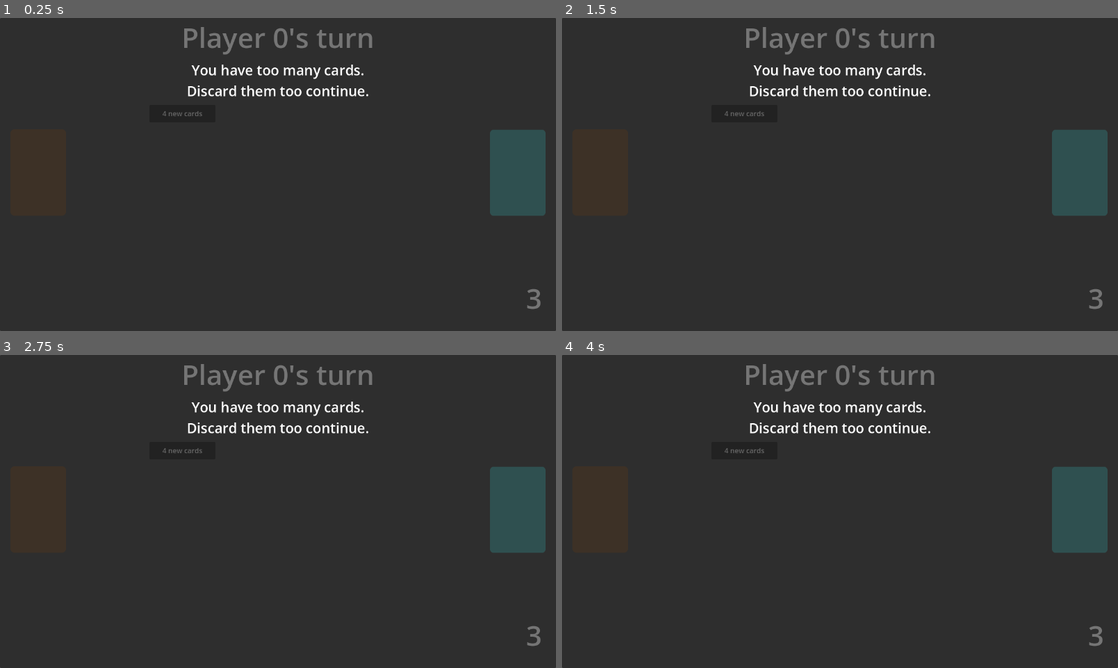
Above: before the commit, frames 1-4 (two rows, left to right).
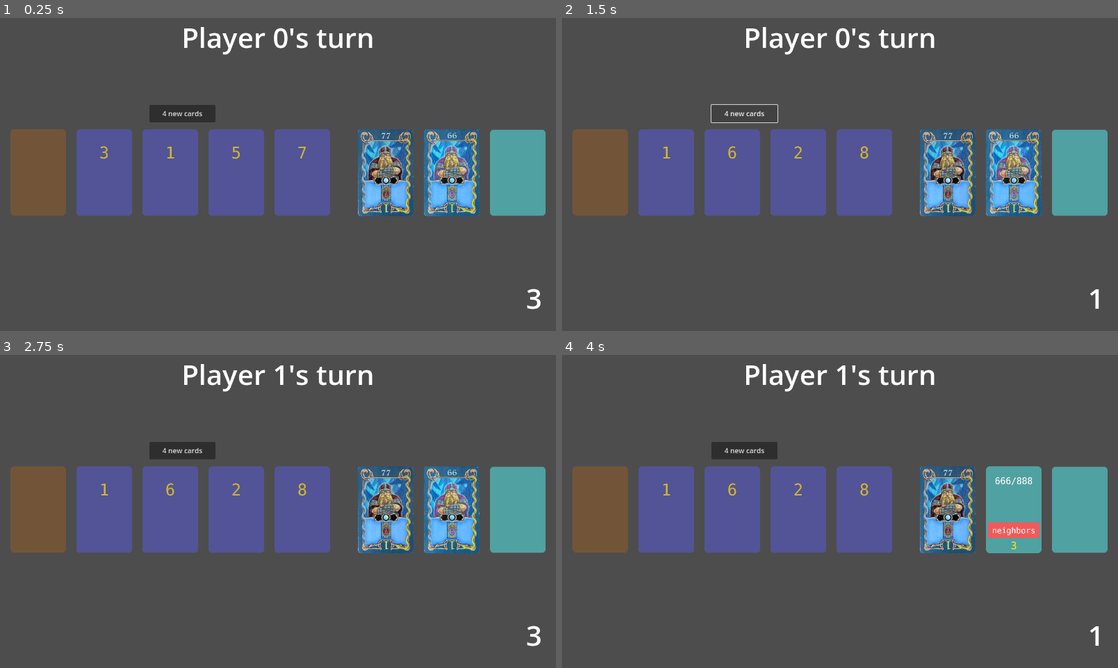
Above: after the commit, the same moments.

Repository: vbackeberg/game1
Game: Godot game, scene res://src/main.tscn
The game is run twice, just before and just after one commit, with the same random seed, the same clock (stepped at 60 frames per second) and the same inputs.
Inputs (mouse positions are in pixels of both pictures, inside the frame that each line leads up to):
- Up to frame 1 (0.25 s): no input
- Up to frame 2 (1.5 s): click "4 new cards" at 0.5 s; click "4 new cards" at 1.25 s
- Up to frame 3 (2.75 s): click (38, 508) at 2 s
- Up to frame 4 (4 s): click (1079, 508) at 2.75 s; click (1012, 508) at 3.52 s

The runs differ from the first frame. In frame 1, 99% of the frame differs, in the area x 0-100%, y 0-100%; in frame 2, 100%; in frame 3, 99%; in frame 4, 99%.
Error before the commit: Parse Error: Cannot pass a value of type "null" as "Callable". (res://src/middle_area.gd:185)

Commit message:
Make buy functions simpler abd strict.
- Rewrite buy functions to expect exactly the correct combinations and fail if not. This simplifies buy functions dramatically and keeps the game closer to what it is in real life.
- For paid, return null if not paid. Its simpler.
- Rename additional to virtual resources

Diff:
--- a/src/middle_area.gd
+++ b/src/middle_area.gd
@@ -160,153 +160,166 @@
 func _load_chars() -> Array[CardCharacter]:
 	return [
 		CardCharacter.new(
-			func(player, card): return {
-				resources = null,
-				diamonds = null
-				} if !_is_owner(player, card) else {
-				resources = _includes(player.selectedResources, player.additionalResources, [2, 2, 2]),
-				diamonds = _enough_diamonds(player.selectedDiamonds, 1)
-				},
+			func(player, card): return _includes(player, [2, 2, 2], 1) if _is_owner(player, card) else null,
 			3,
 			0,
 			"pirate"
 		),
 		CardCharacter.new(
-			func(player, card): return {
-				resources = null,
-				diamonds = null
-				} if !_is_owner(player, card) else {
-				resources = _includes(player.selectedResources, player.additionalResources, [6, 6]),
-				diamonds = []
-				},
+			func(player, card): return _includes(player, [6, 6], 0) if _is_owner(player, card) else null,
 			1,
 			0,
 			"dwarf-6",
-			null,
-			func(player): player.additionalResources.append(6)
+			func(_player): pass ,
+			func(player): player.selectedVirtualResources.append(6)
 		),
 		CardCharacter.new(
-			func(player, card): return {
-				resources = null,
-				diamonds = null
-				} if !_is_owner(player, card) else {
-				resources = _includes(player.selectedResources, player.additionalResources, [7, 7]),
-				diamonds = []
-				},
+			func(player, card): return _includes(player, [7, 7], 0) if _is_owner(player, card) else null,
 			1,
 			0,
 			"dwarf-7",
-			null,
-			func(player): player.additionalResources.append(7)
+			func(_player): pass ,
+			func(player): player.selectedVirtualResources.append(7)
 		),
 		CardCharacter.new(
-			func(player): return {
-				resources = _includes_either_or(player.selectedResources, player.additionalResources, [6, 6, 6], [8, 8, 8]),
-				diamonds = []
-				},
+			func(player):
+				var paid = _includes(player, [6, 6, 6], 0)
+				if paid == null:
+					paid = _includes(player, [7, 7, 7], 0)
+				return paid,
 			3,
 			0,
 			"neighbors-6-8"
 		),
 		CardCharacter.new(
-			func(player): return {
-				resources = _includes_either_or(player.selectedResources, player.additionalResources, [4, 4, 4], [5, 5, 5]),
-				diamonds = []
-				},
+			func(player):
+				var paid = _includes(player, [4, 4, 4], 0)
+				if paid == null:
+					paid = _includes(player, [5, 5, 5], 0)
+				return paid,
 			3,
 			0,
 			"neighbors-4-5"
-		),
+		)
 	]
 
-## Checks if selected resources suffice to pay for the card.
-## Returns the resources used to pay for the card or null if they do not suffice.
-func _includes(selectedResources: Array[CardResource], additionalResources: Array[int], wildcardResources: int, required: Array[int]):
-	var selected := selectedResources.map(func(s): return s.resourceValue)
-	var additional := additionalResources.duplicate()
-	var paid: Array[CardResource] = []
-
-	# First check if can be paid from additional resources (e.g. dwarves), then use resources from hand.
-	for r in required:
-		var idx = additional.find(r)
-		if idx != -1:
-			additional.remove_at(idx)
-			continue
-		idx = selected.find(r)
+func _includes(player: PlayerArea, requiredResources: Array[int], requiredDiamonds: int) -> Object:
+	var paid = {
+		resources = [],
+		diamonds = []
+		}
+
+	while player.selectedVirtualResources.size() > 0:
+		var value = player.selectedVirtualResources.pop_back()
+		var idx = requiredResources.find(value)
 		if idx == -1:
 			return null
-		paid.append(selectedResources[idx])
-		selected.remove_at(idx)
+		else:
+			requiredResources.remove_at(idx)
+
+	while player.selectedResources.size() > 0:
+		var card = player.selectedResources.pop_back()
+		var idx = requiredResources.find(card.resourceValue)
+		if idx == -1:
+			return null
+		else:
+			requiredResources.remove_at(idx)
+			paid.resources.append(card)
+
+
+	while player.selectedDiamonds.size() > 0:
+		requiredDiamonds -= 1
+		paid.diamonds.append(player.selectedDiamonds.pop_back())
+
+
+	if requiredDiamonds != 0 or requiredResources.size() > 0:
+		return null
+
 	return paid
 
-## Checks if selected resources suffice to pay for the card for two alternatives.
-## Returns the resources used to pay or null if they do not suffice.
-func _includes_either_or(selectedResources: Array[CardResource], additionalResources: Array[int], wildcardResources: int, eitherRequired: Array[int], orRequired: Array[int]):
-	var paid = _includes(selectedResources, additionalResources, wildcardResources, eitherRequired)
-	if paid != null:
-		return paid
-
-	paid = _includes(selectedResources, additionalResources, wildcardResources, orRequired)
-	if paid != null:
-		return paid
-
-	return null
-
-## Checks if a triple combination of the selected resources sum up to the given sum.
-## Returns the triple used to make the sum.
-func _sums_up_to_using_exactly_three(selectedResources: Array[int], sumUpTo: int):
-	for i in range(selectedResources.size()):
-		for j in range(i + 1, selectedResources.size()):
-			for k in range(j + 1, selectedResources.size()):
-				var triple = [selectedResources[i], selectedResources[j], selectedResources[k]]
-				if triple[0] + triple[1] + triple[2] == sumUpTo:
-					print("valid triple: ", triple)
-					return triple
-	return null
-
-## Checks if any combination of selected resources sums up to the given value.
-## Returns the first such combination found, or null if none exist.
-func _sums_up_to_in_any_combination(selectedResources: Array[int], sumTo: int):
-	var n = selectedResources.size()
-
-	# Creates a binary mask that grows from 1 to 2^n as a selector for cards.
-	# Then tries if the selected cards would sum up to sumTo.
-	for mask in range(1, 1 << n):
-		var combo = []
-		var total = 0
-		for i in range(n):
-			if mask & (1 << i):
-				combo.append(selectedResources[i])
-				total += selectedResources[i]
-		if total == sumTo:
-			return combo
-	return null
-
-func _enough_diamonds(selectedDiamonds: Array[CardCharacter], required: int):
-	if selectedDiamonds.size() >= required:
-		return selectedDiamonds.slice(0, required)
-	return null
-
-
-func _is_owner(player: Node2D, card: CardCharacter):
+func _sums_up_to_s_using_exactly_n(player: PlayerArea, s: int, n: int) -> Object:
+	var paid = {
+		resources = [],
+		diamonds = []
+		}
+
+	while player.selectedVirtualResources.size() > 0:
+		s -= player.selectedVirtualResources.pop_back()
+		n -= 1
+
+	while player.selectedResources.size() > 0:
+		var card = player.selectedResources.pop_back()
+		s -= card.value
+		n -= 1
+		paid.resources.append(card)
+
+	if n != 0 or s != 0:
+		return null
+
+	return paid
+
+func _sums_up_to_s(player: PlayerArea, s: int) -> Object:
+	var paid = {
+		resources = [],
+		diamonds = []
+		}
+
+	while player.selectedVirtualResources.size() > 0:
+		s -= player.selectedVirtualResources.pop_back()
+
+	while player.selectedResources.size() > 0:
+		var card = player.selectedResources.pop_back()
+		s -= card.value
+		paid.resources.append(card)
+
+	if s != 0:
+		return null
+
+	return paid
+
+
+func _is_owner(player: Node2D, card: CardCharacter) -> bool:
 	return player == card.playerOwner
 
 ## Checks if the required number of identical cards are paid.
 ## Example: For a pair required is 2.
-func _are_identical(selectedResources: Array[CardResource], additionalResources: Array[int], required: int):
-	var paid = []
-	var countByResourceValue = [0, 0, 0, 0, 0, 0, 0, 0]
-
-	for r in additionalResources:
-		countByResourceValue[r - 1] += 1
-
-	countByResourceValue.sort()
-	countByResourceValue.reverse()
-
-	for r in selectedResources:
-		countByResourceValue += 1
-
-
-
-
-	return paid
+## Returns null if the player selected too many or too little resources.
+## Otherwise returns paid resources and diamonds.
+func _is_n_of_a_kind(player: PlayerArea, n: int) -> Object:
+	var paid = {
+		resources = [],
+		diamonds = []
+	}
+
+	var value: int
+
+	while player.selectedVirtualResources.size() > 0:
+		if value == null:
+			value = player.selectedVirtualResources.pop_back()
+			n -= 1
+		else:
+			var nextValue = player.selectedVirtualResources.pop_back()
+			if value == nextValue:
+				n -= 1
+			else:
+				return null
+
+	while player.selectedResources.size() > 0:
+		if value == null:
+			var nextCard = player.selectedResources.pop_back()
+			value = nextCard.resourceValue
+			paid.resource.append(nextCard)
+			n -= 1
+		else:
+			var nextCard = player.selectedResources.pop_back()
+			value = nextCard.resourceValue
+			if value == nextCard.resourceValue:
+				paid.resource.append(nextCard)
+				n -= 1
+			else:
+				return null
+
+	if n != 0:
+		return null
+	else:
+		return paid
--- a/src/player_area.gd
+++ b/src/player_area.gd
@@ -1,12 +1,13 @@
+class_name PlayerArea
 extends Node2D
 
 const CARD_WIDTH = 128.0
 var playerName: String
 var resourcesOnHand: Array[CardResource]
 var resourceCapacity: int
-var additionalResources: Array[int]
 var charactersOnPayField: Array[CardCharacter]
 var diamonds: Array[CardCharacter]
+var selectedVirtualResources: Array[int]
 var selectedResources: Array[CardResource]
 var selectedDiamonds: Array[CardCharacter]
 var charactersPlayed: Array[CardCharacter]
@@ -26,9 +27,9 @@
 	playerName = str(randi() % 100 + 1)
 	resourcesOnHand = []
 	resourceCapacity = 5
-	additionalResources = []
 	charactersOnPayField = []
 	diamonds = []
+	selectedVirtualResources = []
 	selectedResources = []
 	selectedDiamonds = []
 	charactersPlayed = []
@@ -131,9 +132,12 @@
 # Removes spent resources and diamonds and puts them on graveyard
 func _on_unplayed_character_card_pressed(card: CardCharacter) -> void:
 	var paid = card.buy.call(self, card)
-	if paid.resources == null or paid.diamonds == null:
+	if paid == null:
 		print("not enough resources selected")
 		# TODO show label with missing resources
+		selectedResources.clear()
+		selectedDiamonds.clear()
+
 	else:
 		for r in paid.resources:
 			get_parent().on_resource_spent(r.resourceValue)
@@ -155,7 +159,7 @@
 		_reorder_diamonds()
 
 		_place_character_on_played_area(card)
-		card.effect.call(self)
+		card.immediateEffect.call(self)
 
 		action_used.emit()
 
